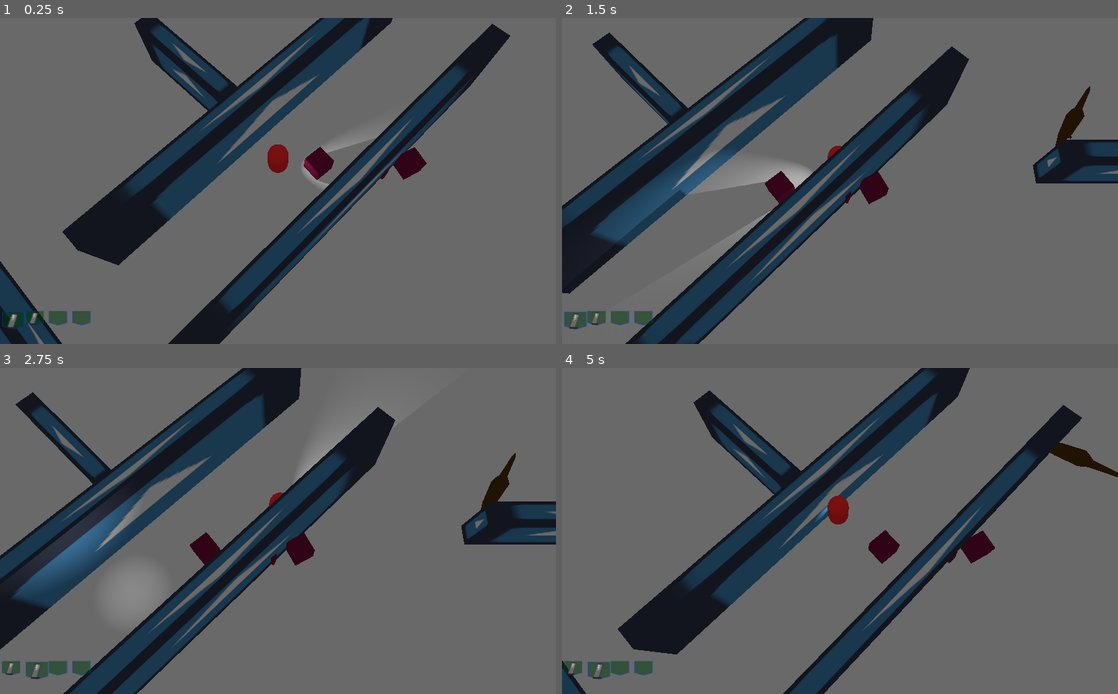
Above: before the commit, frames 1-4 (two rows, left to right).
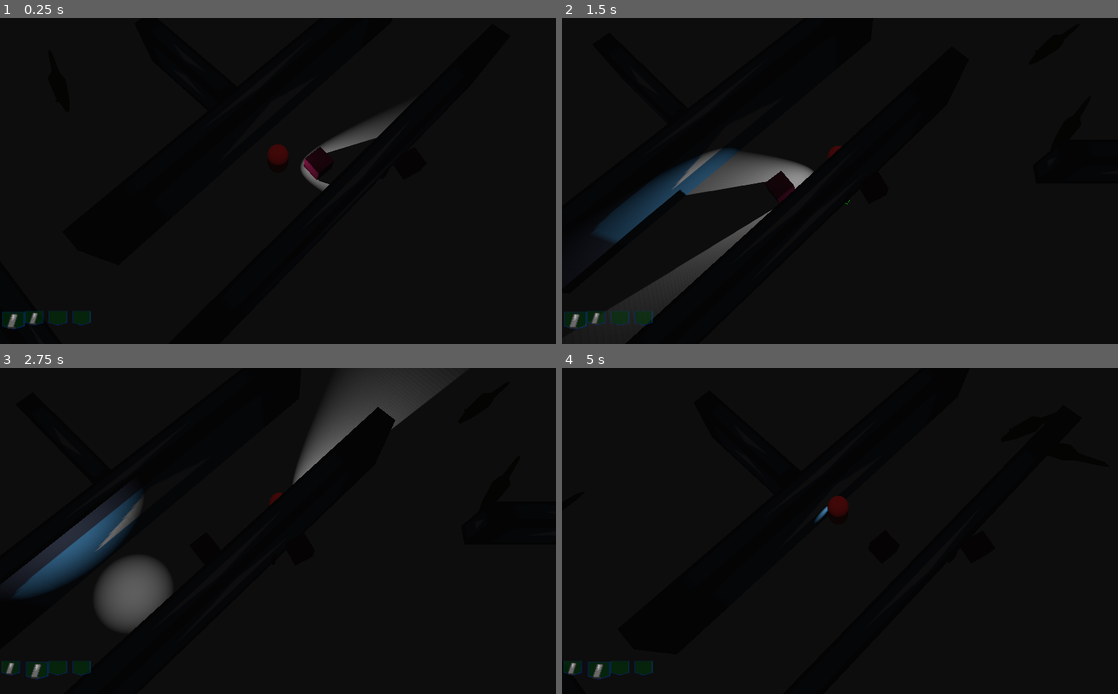
Above: after the commit, the same moments.

Repository: ghfox/overhead3dconv
Game: Godot game, scene res://Scn/Room.tscn
Two runs of this game, one before a commit and one after it. Both use one fixed random seed, a clock stepped at 60 frames per second and the inputs below. The engine's default icon, where the game draws it, is replaced by a stand-in: a white triangle on a blue panel in a dark square.
Inputs (mouse positions are in pixels of both pictures, inside the frame that each line leads up to):
- Up to frame 1 (0.25 s): no input
- Up to frame 2 (1.5 s): tap Enter at 0.5 s; move the mouse to (962, 164) at 0.52 s; hold D 0.53-1.28 s; click (962, 164) at 0.6 s; move the mouse to (728, 197) at 1.27 s; hold S from 1.28 s (still down); tap Shift (focus_ability) at 1.35 s
- Up to frame 3 (2.75 s): move the mouse to (333, 459) at 2.02 s; release S at 2.03 s; hold D from 2.03 s (still down); tap Tab (next_pocket) at 2.1 s
- Up to frame 4 (5 s): move the mouse to (812, 596) at 2.77 s; release D at 2.78 s; hold W 2.78-3.53 s; tap E (pickup) at 2.85 s; click (812, 596) at 2.92 s; move the mouse to (1006, 579) at 3.52 s; hold A from 3.53 s (still down); click (1006, 579) at 3.6 s; move the mouse to (673, 482) at 4.27 s; tap Shift (focus_ability) at 4.35 s

The runs differ from the first frame. In frame 1, 100% of the frame differs, in the area x 0-100%, y 0-100%; in frame 2, 98%; in frame 3, 98%; in frame 4, 100%.

Commit message:
moar enemies, weaker rats

Diff:
--- a/Classes/Enemy.gd
+++ b/Classes/Enemy.gd
@@ -3,7 +3,7 @@
 class_name Enemy
 
 #Settings to override
-var health = 10
+var health = 5
 var walk = 2
 var run = 6
 var circleToLunge = true	#Does circling close or maintain dist?
--- a/Scn/Creatures/Rat_small.gd
+++ b/Scn/Creatures/Rat_small.gd
@@ -2,7 +2,11 @@
 
 var sniff_loc = null
 
+
 func _ready():
+	health = 4
+	walk = 3
+	run = 7
 	nav = get_node("../Navigation")
 	pulse()
 	pass # Replace with function body.
--- a/Scn/Room.tscn
+++ b/Scn/Room.tscn
@@ -13,7 +13,7 @@
 extents = Vector3( 0.519033, 0.509936, 0.0608504 )
 
 [sub_resource type="Environment" id=4]
-ambient_light_color = Color( 0.411765, 0.411765, 0.411765, 1 )
+ambient_light_color = Color( 0.0392157, 0.0392157, 0.0392157, 1 )
 
 [sub_resource type="NavigationMesh" id=5]
 vertices = PoolVector3Array( -49.7107, 10.351, 43.746, -50.2107, 10.351, 49.246, -48.7107, 10.351, 49.246, -49.2107, 10 …(11547 unchanged characters)…
@@ -100,6 +100,27 @@
 [node name="Rat_Small" parent="." instance=ExtResource( 3 )]
 transform = Transform( 1, 0, 0, 0, 1, 0, 0, 0, 1, 25.0259, 0, -9.9866 )
 
+[node name="Rat_Small8" parent="." instance=ExtResource( 3 )]
+transform = Transform( 1, 0, 0, 0, 1, 0, 0, 0, 1, 25.026, 0, -19.697 )
+
+[node name="Rat_Small2" parent="." instance=ExtResource( 3 )]
+transform = Transform( 1, 0, 0, 0, 1, 0, 0, 0, 1, -34.5179, 0, -9.9866 )
+
+[node name="Rat_Small3" parent="." instance=ExtResource( 3 )]
+transform = Transform( 1, 0, 0, 0, 1, 0, 0, 0, 1, -34.5179, 0, 27.511 )
+
+[node name="Rat_Small7" parent="." instance=ExtResource( 3 )]
+transform = Transform( 1, 0, 0, 0, 1, 0, 0, 0, 1, -34.5179, 0, 32.7138 )
+
+[node name="Rat_Small4" parent="." instance=ExtResource( 3 )]
+transform = Transform( 1, 0, 0, 0, 1, 0, 0, 0, 1, 11.3055, 0, 27.511 )
+
+[node name="Rat_Small5" parent="." instance=ExtResource( 3 )]
+transform = Transform( 1, 0, 0, 0, 1, 0, 0, 0, 1, 11.3055, 0, 31.999 )
+
+[node name="Rat_Small6" parent="." instance=ExtResource( 3 )]
+transform = Transform( 1, 0, 0, 0, 1, 0, 0, 0, 1, 11.3055, 0, 36.9148 )
+
 [node name="Navigation" type="Navigation" parent="."]
 
 [node name="NavigationMeshInstance" type="NavigationMeshInstance" parent="Navigation"]
